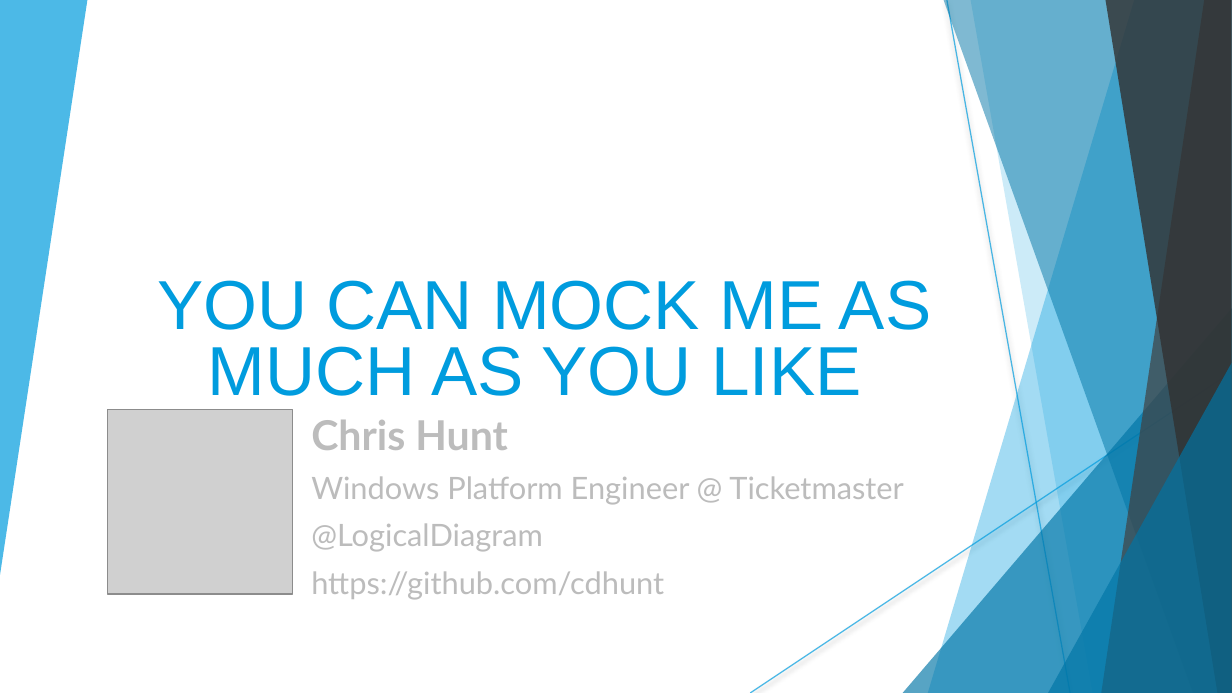
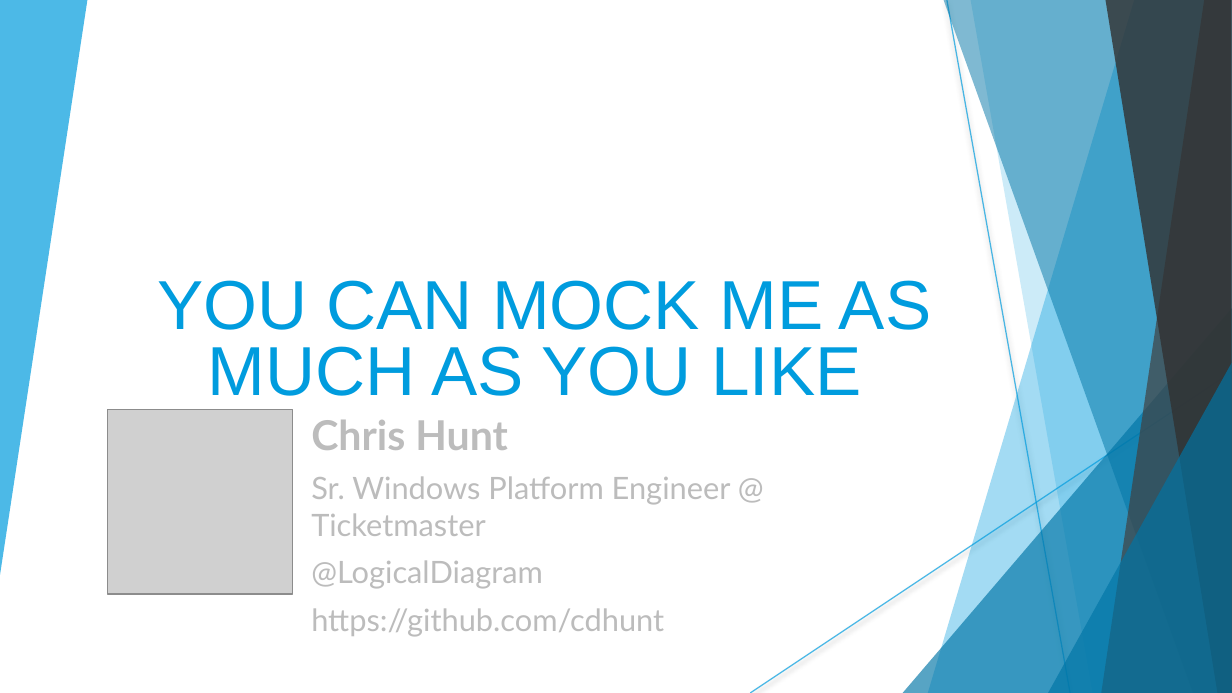
Before and after one commit to cdhunt/pssummit2017-mocking, a slide deck: slide 1 of Summit2017_Mocking.pptx. Drawn at 1232x693 pixels with LibreOffice and Linux fonts; fonts in the diff are those of the drawing; grey boxes stand for pictures; background and template pictures are left out. Boxes give left, top, right and bottom in pixels: in the first picture for what was removed or moved away, otherwise in the second. Text is boxed around its words. In the diff, an @@ line names an element or a change of style, - is before the commit and + after.

```diff
--- a/Summit2017_Mocking.pptx
+++ b/Summit2017_Mocking.pptx
@@ subtitle at (311, 476, 731, 536): text changed @@
-Windows Platform Engineer @ Ticketmaster
+Sr. Windows Platform Engineer @ Ticketmaster
```
Also in this commit, not shown: 2 other slides changed, 1 other file.
